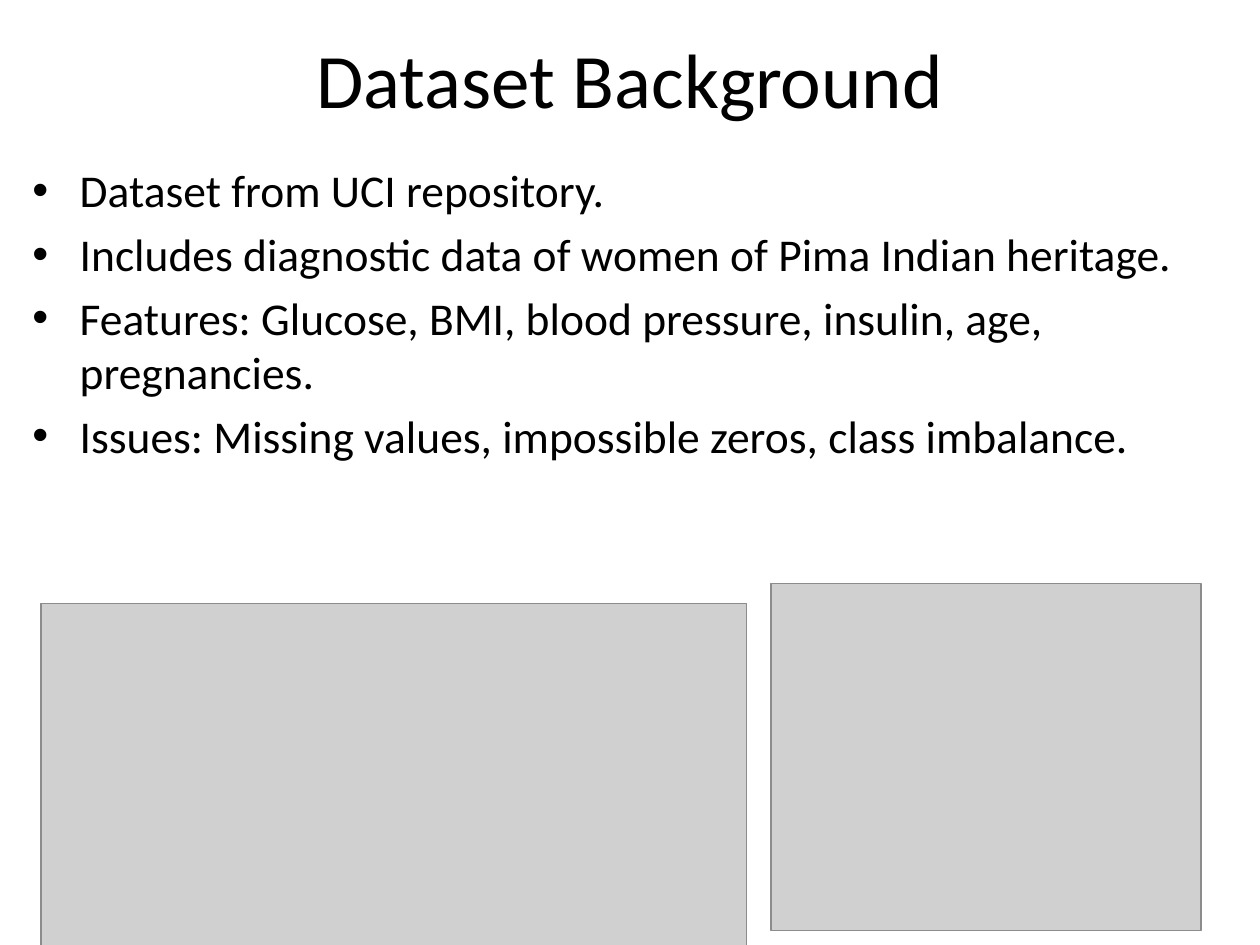
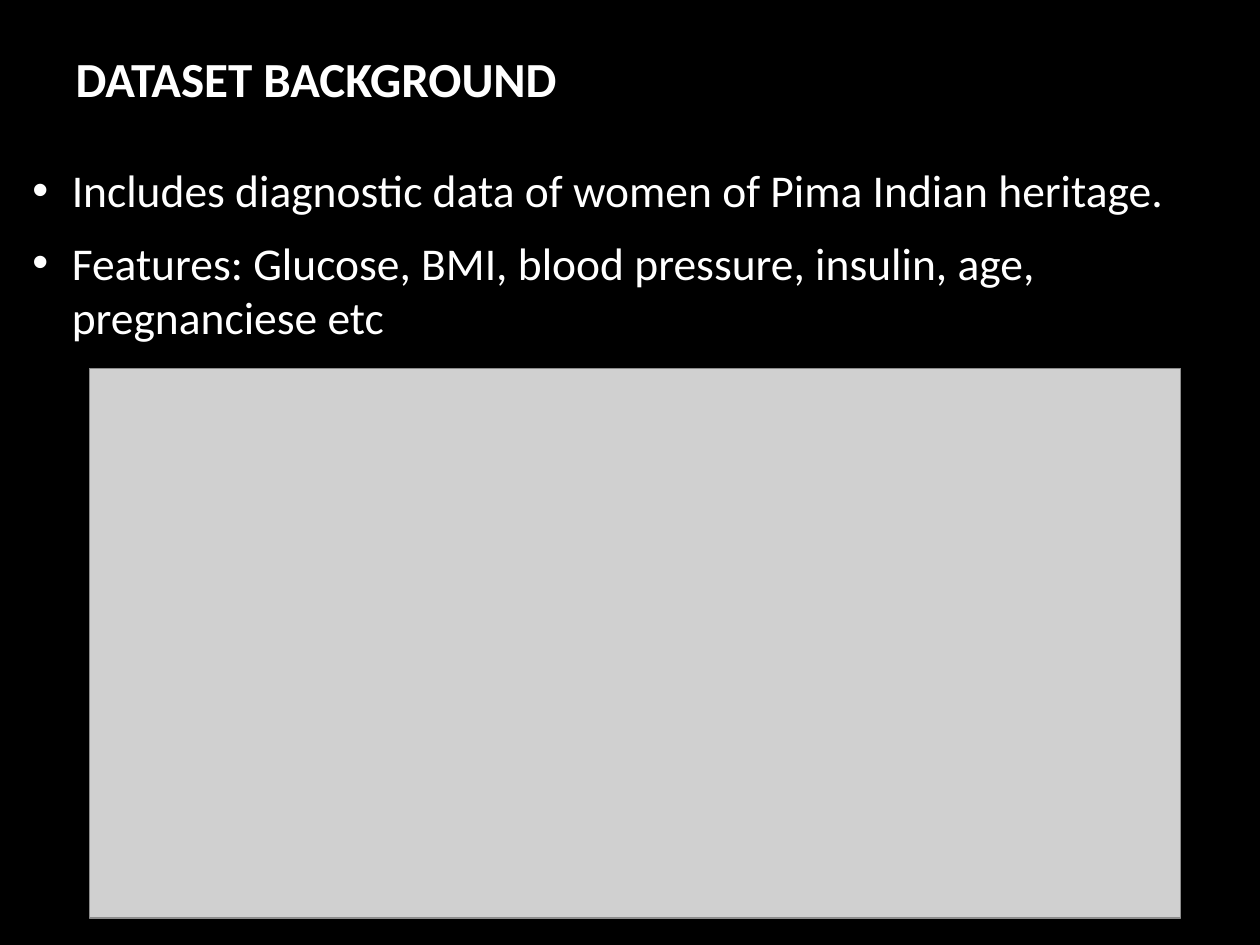
Before and after one commit to naveedakram83/diabetes-ml-2025, a slide deck: slide 3 of presentation/Diabetes_Prediction_Presentation.pptx. Drawn at 1260x945 pixels with LibreOffice and Linux fonts; fonts in the diff are those of the drawing; grey boxes stand for pictures; background and template pictures are left out. Boxes give left, top, right and bottom in pixels: in the first picture for what was removed or moved away, otherwise in the second. Text is boxed around its words. In the diff, an @@ line names an element or a change of style, - is before the commit and + after.

```diff
--- a/presentation/Diabetes_Prediction_Presentation.pptx
+++ b/presentation/Diabetes_Prediction_Presentation.pptx
@@ background #FFFFFF to picture (left out) @@
@@ title at (x1=76, y1=65, x2=556, y2=98): text changed; size 44 to 28 pt; text colour #000000 to #FFFFFF; bold on @@
-Dataset Background
+DATASET BACKGROUND
@@ text at (x1=72, y1=175, x2=1162, y2=215): text colour #000000 to #FFFFFF in "Includes diagnostic data of women of Pima ..."; indent changed; more space between paragraphs @@
@@ text at (x1=80, y1=175, x2=604, y2=215): paragraph removed @@
-• Dataset from UCI repository.
@@ text at (x1=72, y1=248, x2=1035, y2=342): text changed; text colour #000000 to #FFFFFF @@
-• Features: Glucose, BMI, blood pressure, insulin, age, pregnancies.
-• Issues: Missing values, impossible zeros, class imbalance.
+• Features: Glucose, BMI, blood pressure, insulin, age, pregnanciese etc
@@ picture added at (x1=89, y1=368, x2=1181, y2=917) @@
@@ picture removed at (x1=771, y1=583, x2=1201, y2=930) @@
@@ picture removed at (x1=42, y1=604, x2=747, y2=945) @@
```
Also in this commit, not shown: 14 other slides changed, 8 slides added, 3 slides removed, 6 other files.
